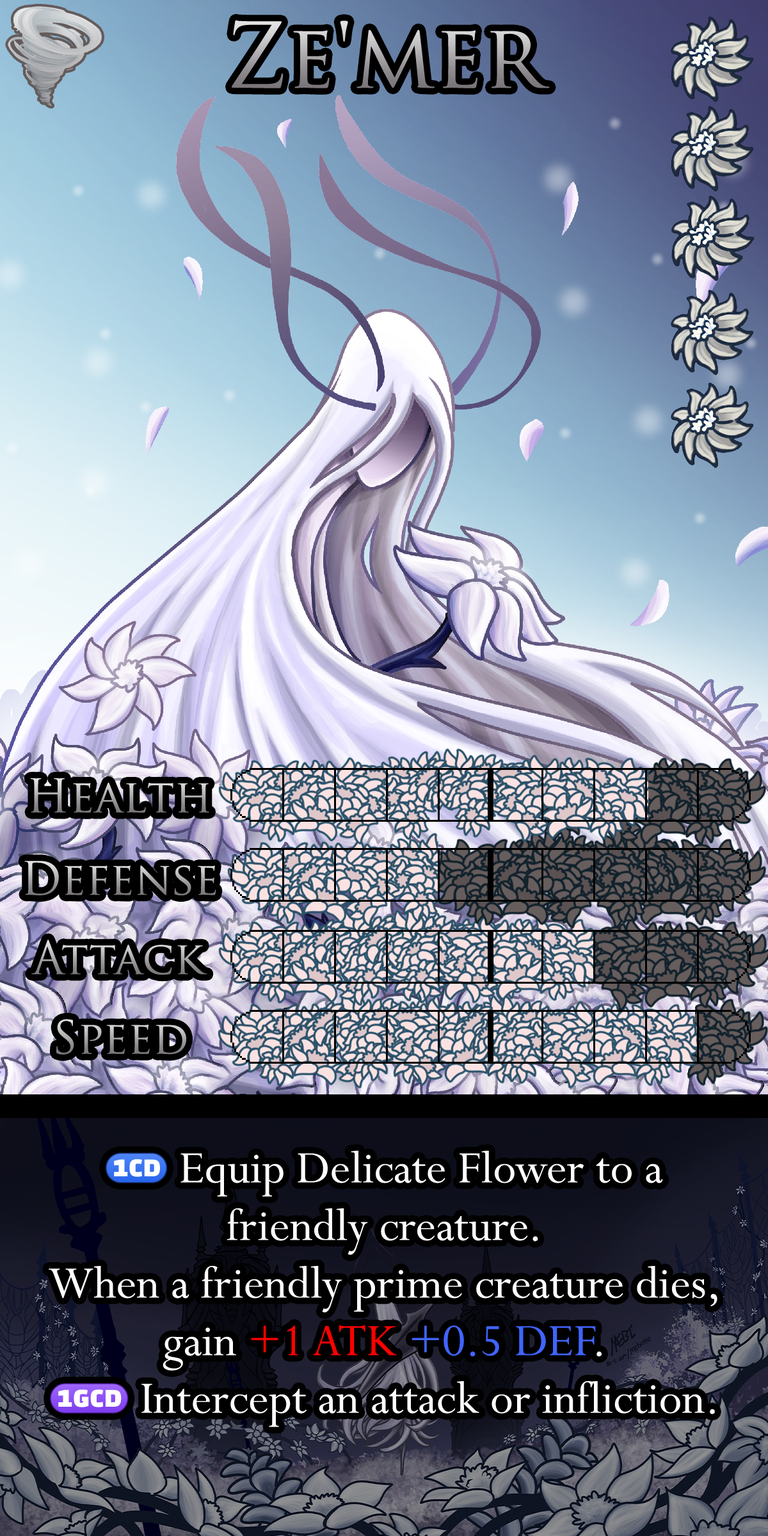
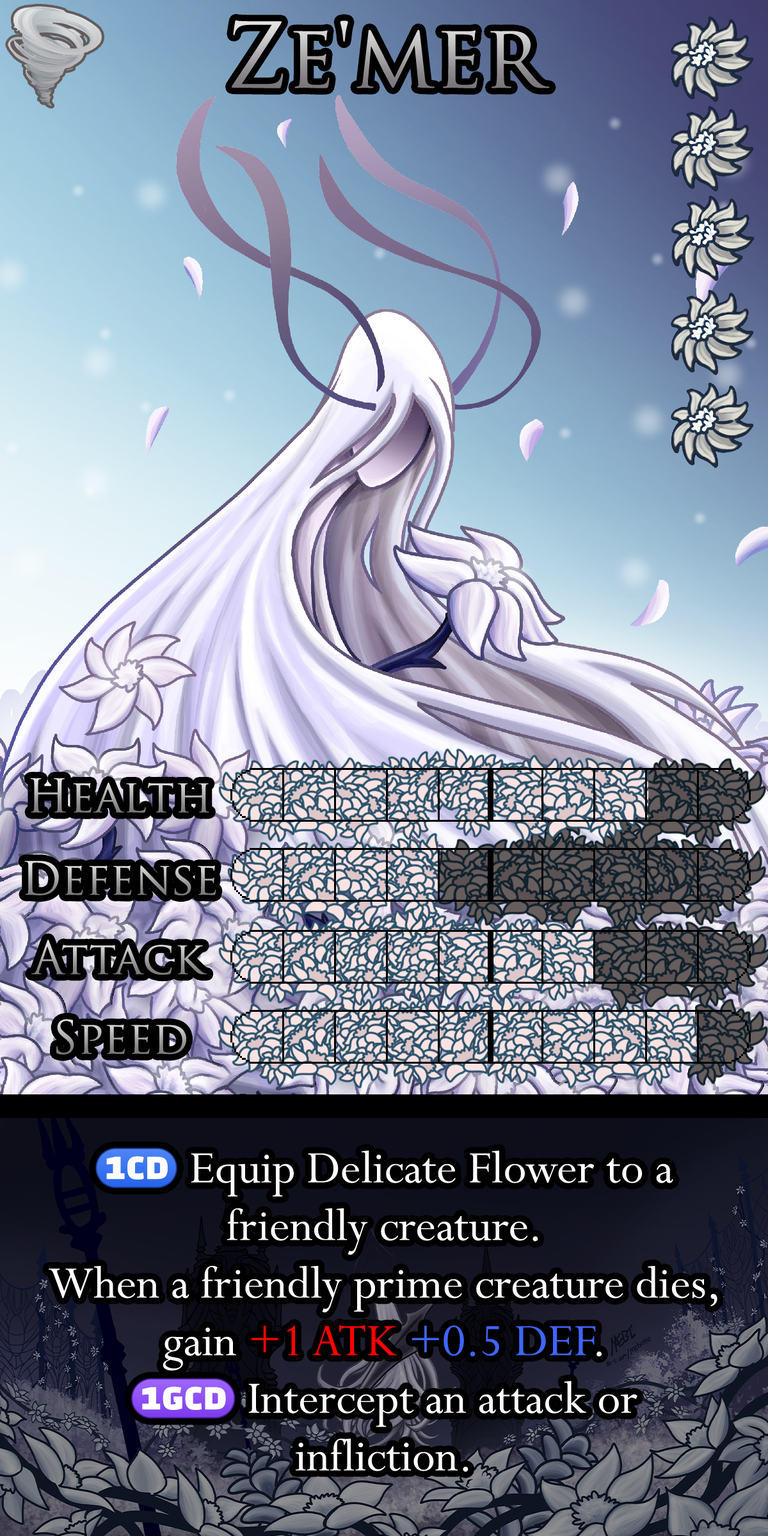
Layers edited between the first and the second 768 × 1536 image:
painted on "Ability" over <box>49,1147,715,1472</box>
